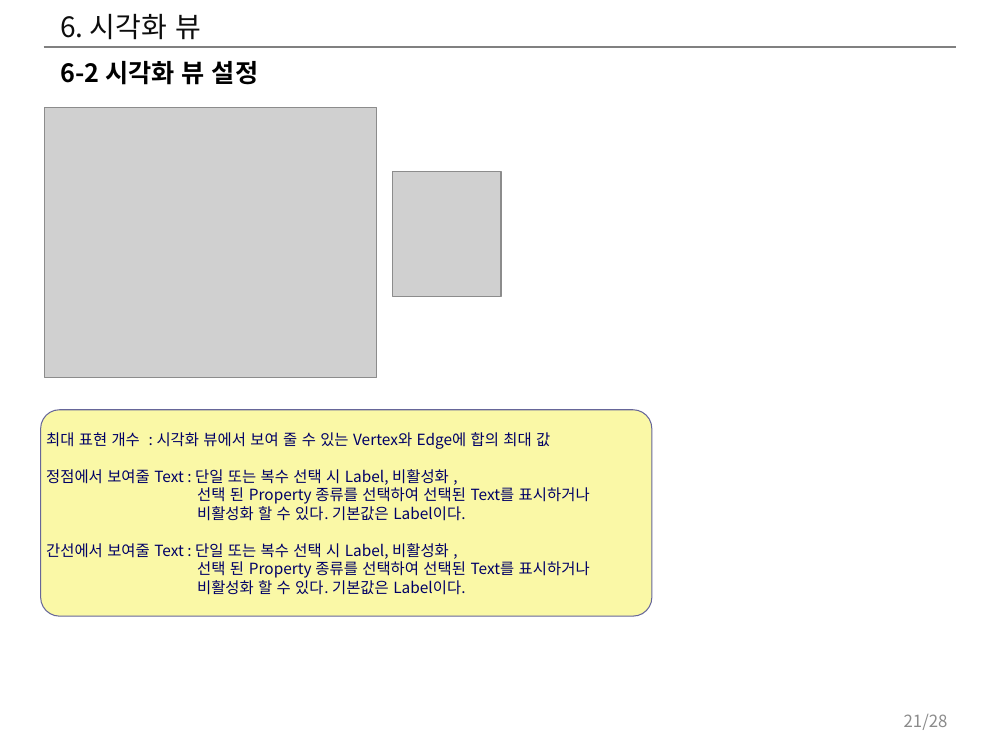
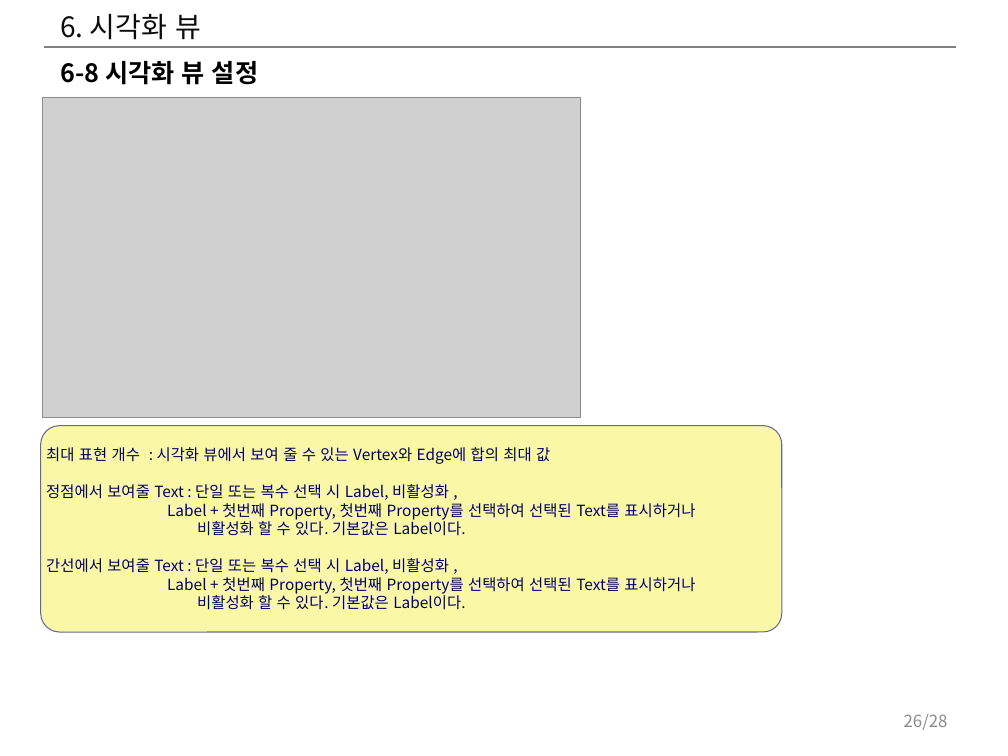
Before and after one commit to hwany7seo/gdbms_document, a slide deck: slide 26 of mockup/시각화도구_UI_UX_기획서.pptx (slide 21 before the commit). Drawn at 1008x756 pixels with LibreOffice and Linux fonts; fonts in the diff are those of the drawing; grey boxes stand for pictures. Boxes give left, top, right and bottom in pixels: in the first picture for what was removed or moved away, otherwise in the second. Text is boxed around its words. In the diff, an @@ line names an element or a change of style, - is before the commit and + after.

```diff
--- a/mockup/시각화도구_UI_UX_기획서.pptx
+++ b/mockup/시각화도구_UI_UX_기획서.pptx
@@ text at <box>60,61,258,85</box>: text changed @@
-6-2 시각화 뷰 설정
+6-8 시각화 뷰 설정
@@ picture: place and size @@
-picture at <box>44,107,377,378</box>
+picture at <box>42,98,580,418</box>
@@ picture removed at <box>393,171,501,296</box> @@
@@ rounded rectangle "최대 표현 개수 : 시각화 ...": place and size @@
-rounded rectangle "최대 표현 개수 : 시각화 ..." at <box>40,409,651,616</box>
+rounded rectangle "최대 표현 개수 : 시각화 ..." at <box>40,425,781,632</box>
@@ text in rounded rectangle at <box>167,503,695,520</box>: text changed @@
-선택 된 Property 종류를 선택하여 선택된 Text를 표시하거나
+Label + 첫번째 Property, 첫번째 Property를 선택하여 선택된 Text를 표시하거나
@@ text in rounded rectangle at <box>167,577,695,594</box>: text changed @@
-선택 된 Property 종류를 선택하여 선택된 Text를 표시하거나
+Label + 첫번째 Property, 첫번째 Property를 선택하여 선택된 Text를 표시하거나
@@ page number at <box>904,714,948,730</box>: text changed @@
-21/28
+26/28
```
Also in this commit, not shown: 16 other slides changed, 1 slide added, 7 other files.
